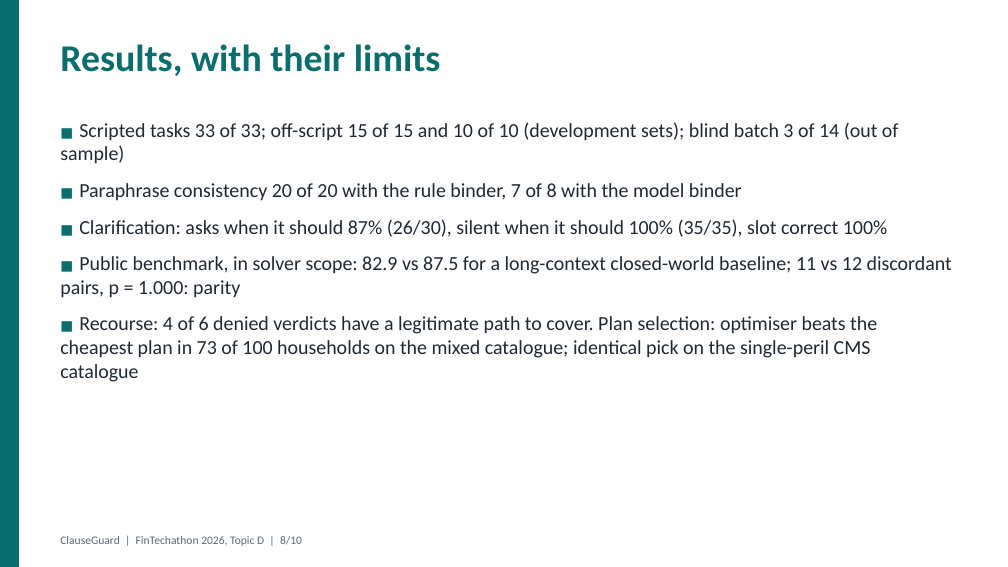
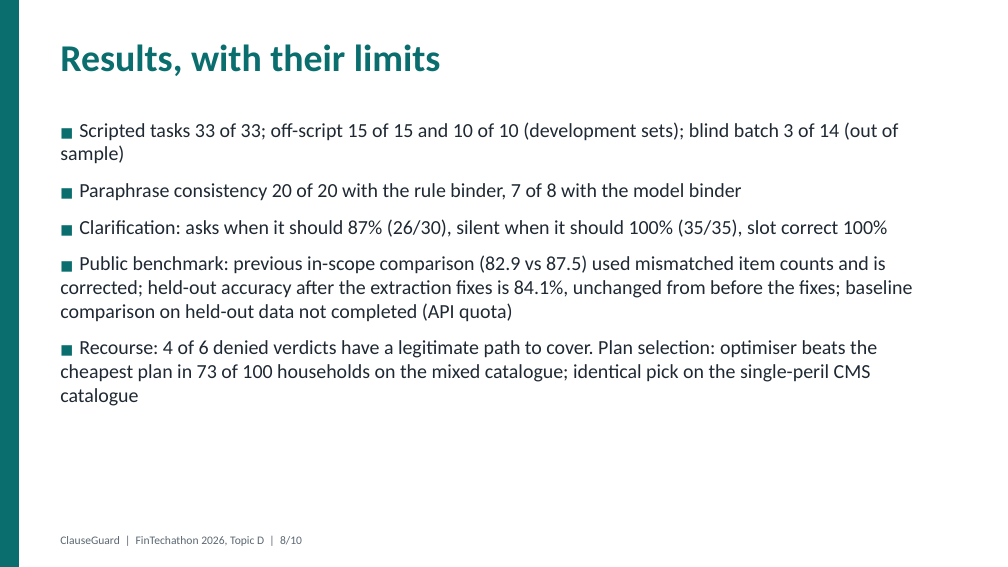
Before and after one commit to bungagana/clauseguard, a slide deck: slide 8 of clauseguard/docs/deck/ClauseGuard_deck.pptx. Drawn at 1008x567 pixels with LibreOffice and Linux fonts; fonts in the diff are those of the drawing. Boxes give left, top, right and bottom in pixels: in the first picture for what was removed or moved away, otherwise in the second. Text is boxed around its words. In the diff, an @@ line names an element or a change of style, - is before the commit and + after.

```diff
--- a/clauseguard/docs/deck/ClauseGuard_deck.pptx
+++ b/clauseguard/docs/deck/ClauseGuard_deck.pptx
@@ text at (60, 255, 912, 322): text changed @@
-■ Public benchmark, in solver scope: 82.9 vs 87.5 for a long-context closed-world baseline; 11 vs 12 discordant pairs, p = 1.000: parity
+■ Public benchmark: previous in-scope comparison (82.9 vs 87.5) used mismatched item counts and is corrected; held-out accuracy after the extraction fixes is 84.1%, unchanged from before the fixes; baseline comparison on held-out data not completed (API quota)
```
Also in this commit, not shown: 3 other slides changed, 10 other files.
